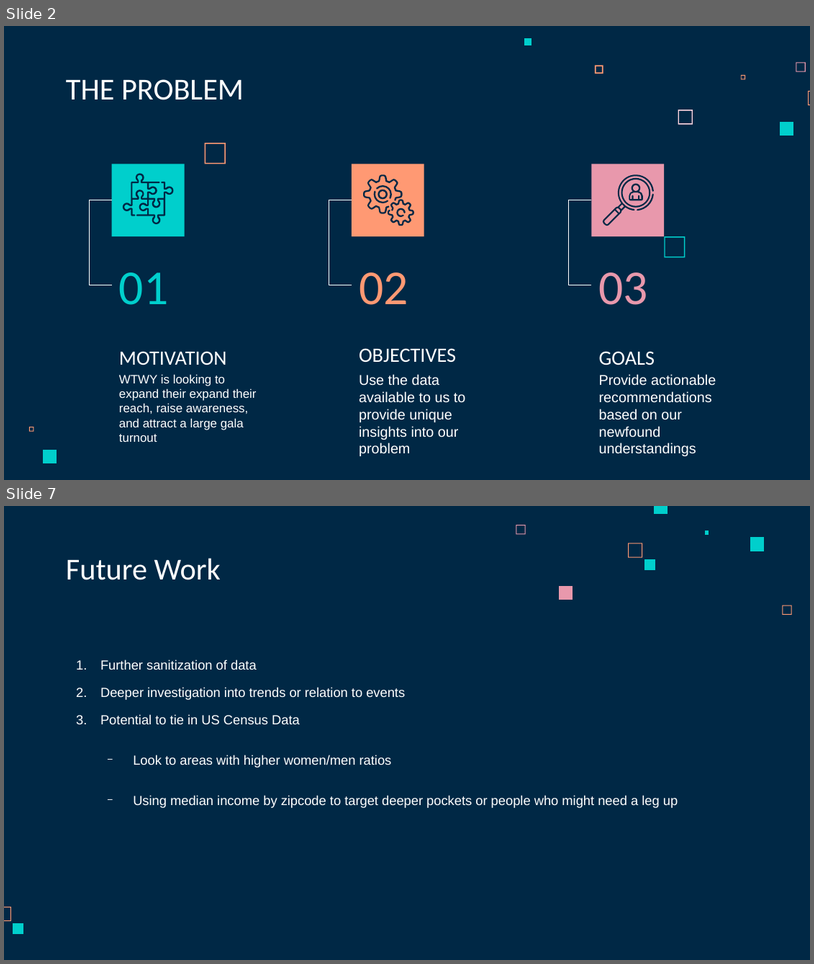
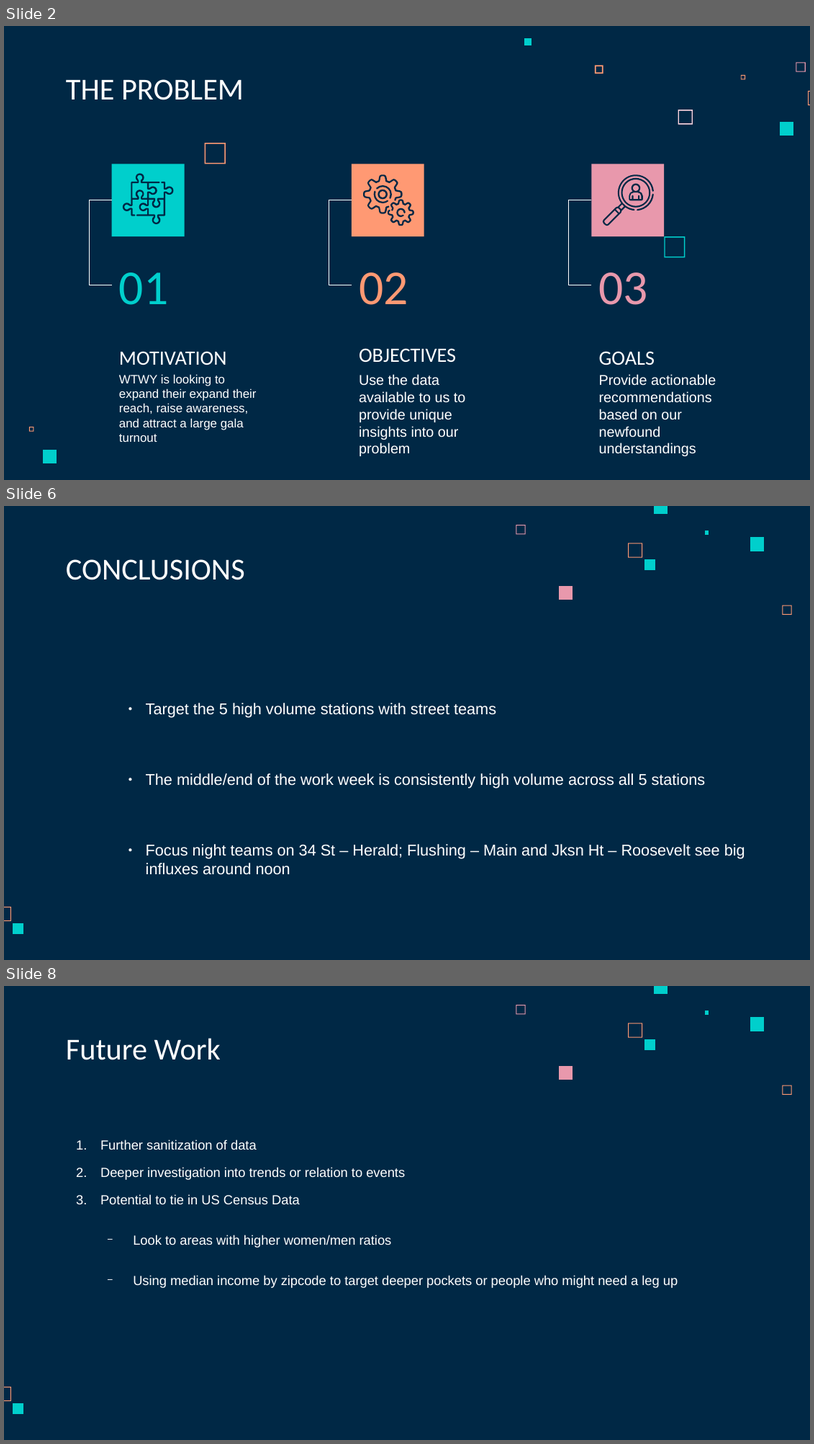
Before and after one commit to maneaterrbug/WTWY_metro_project_MR, a slide deck: deliverables/WTWY_Presentation.odp. Shown one above the other, each under a label of ours: slides 2 and 7 before the commit, slides 2, 6 and 8 after it; the slides between them are not shown. The pictures are 814x964 and 814x1444 pixels, drawn with LibreOffice and Linux fonts; fonts in the diff are those of the drawing. Boxes give left, top, right and bottom in pixels: in the first picture for what was removed or moved away, otherwise in the second. Text is boxed around its words. In the diff, an @@ line names an element or a change of style, - is before the commit and + after.

```diff
--- a/deliverables/WTWY_Presentation.odp
+++ b/deliverables/WTWY_Presentation.odp
@@ slide 6 added at (4,506,810,960), background #002845; not listed: 10 template elements that a slide beside it also shows @@
@@ title added at (66,559,245,580), 30 pt, text #FFFFFF @@
+CONCLUSIONS
@@ text added at (146,703,746,875), 15.4 pt, text #FFFFFF @@
+● Target the 5 high volume stations with street teams
+● The middle/end of the work week is consistently high volume across all 5 stations
+● Focus night teams on 34 St – Herald; Flushing – Main and Jksn Ht – Roosevelt see big influxes around noon
@@ what was slide 7 is now slide 8 @@
```
Also in this commit, not shown: 2 slides changed, 5 other slides added, 5 slides removed, 2 other files.
